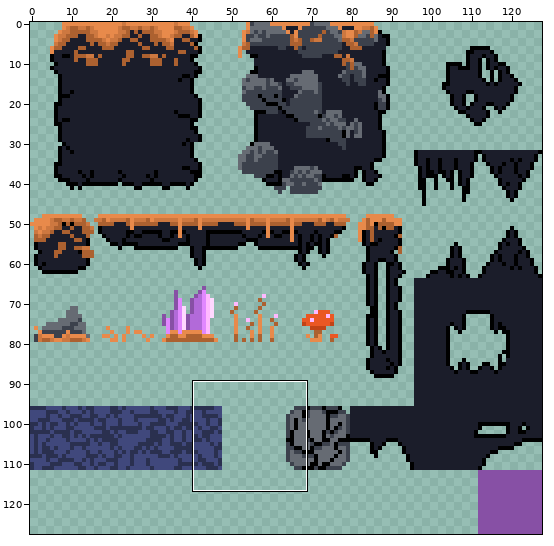
Two states of a pixel-art file, assets/images/projects/tilemap-underground.aseprite. The first picture is a wide view before the edit; the outline marks the close-up.
Close-up. Before:
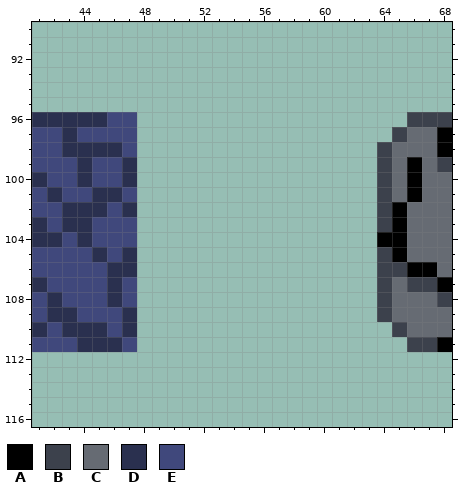
128x128 pixels, 1 frame. Colours within 5 levels of each other are drawn and written as one. Shown: x 41..68, y 90..116.
Visible layers, top first: "Layer 2", "Layer 1".
Palette (. is transparent): A #000000  B #3c414c  C #666b73  D #2a304f  E #40487c
Pixels before, first column x 41:
 96 DDDDDEE..................BBB
 97 EEDEEEE.................BCCA
 98 EEDDDDE................BCCCA
 99 EEEDEED................BCACB
100 DEEDEED................BCACC
101 EDEEDDE................BCACC
102 EEDDDED................BACCC
103 DEDDEEE................BACCC
104 DDEDEEE................AACCC
105 EEEEDED................BACCC
106 EEEEEDD................BBAAC
107 DEEEEDE................BCBBA
108 EDEEEDE................BCCCB
109 EDDEEED................BCCCC
110 DEDDDED.................BCCC
111 EEEDDDE..................BBA
And afterwards:
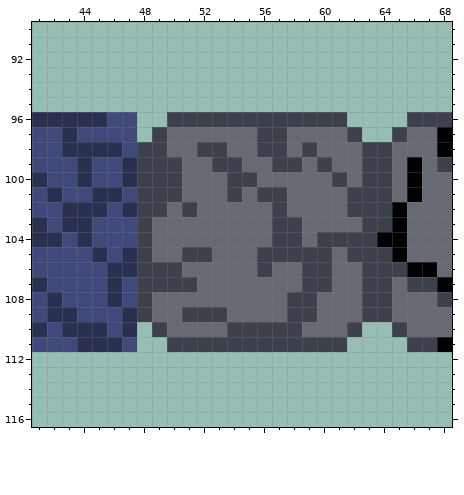
Message: Add less-crumbly destructable block
The edit:
Layer "Layer 2":
y 96: x 50..61 ............ -> BBBBBBBBBBBB
y 97: x 49..62 .............. -> BCCCCCCBBCCCCB
y 98: x 48..63 ................ -> BBCCBBCCBBCBCCCB
y 99: x 48..63 ................ -> BBBCCBBCCBBCBCCB
y 100: x 48..63 ................ -> BBBCCCBBCCCCCBCB
y 101: x 48..63 ................ -> BBBCCCBCBBCCCCBB
y 102: x 48..63 ................ -> BBCBCCCCCBCCCCBB
y 103: x 48..63 ................ -> BCCCCCCCCBBCCCCB
y 104: x 48..63 ................ -> BCCCCCCCCBBCBBBB
y 105: x 48..63 ................ -> BCCBBCCCBBBBBCBB
y 106: x 48..63 ................ -> BBBCCCCCBCCBBCCB
y 107: x 48..63 ................ -> BBBBCCCCCCCBBCCB
y 108: x 48..63 ................ -> BCCCCCCCCCBBCCCB
y 109: x 48..63 ................ -> BCCBBBCCCCBBCCCB
y 110: x 49..62 .............. -> BCCCCBBBBBCCCB
y 111: x 50..61 ............ -> BBBBBBBBBBBB
Boxes around the changes in both close-ups, in picture pixels (x1, y1, x2, y2):
added: (137, 112, 377, 352)
